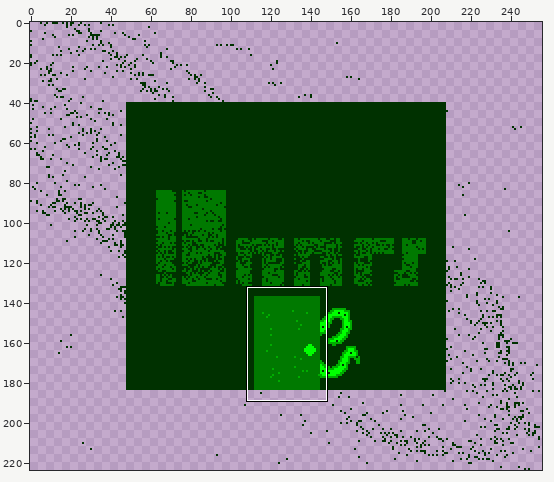
Pixel-art file, stored at res/assets/ase/title_screen.aseprite. Above: a wide view before the commit, with the close-up outlined.
Close-up. Before the edit:
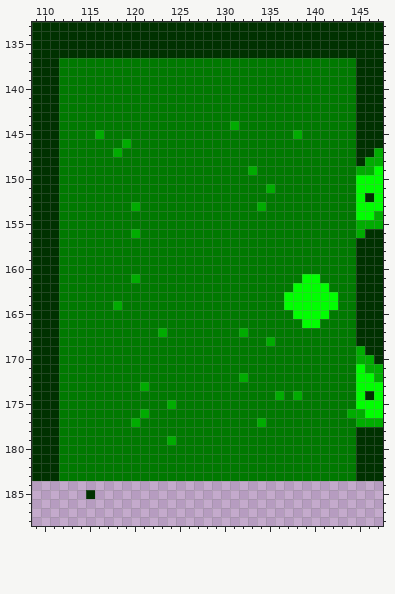
256x224 pixels, 1 frame. Shown: x 109..147, y 133..188.
The result:
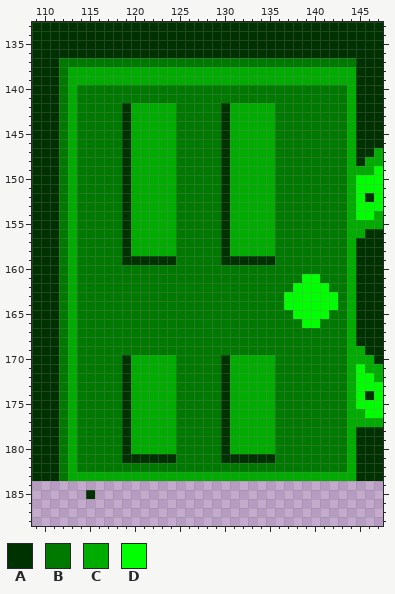
Palette (. is transparent): A #003100  B #007900  C #00ac00  D #00ff00
What changed:
@@ x 109..147 @@
 137 AAABBBBBBBBBBBBBBBBBBBBBBBBBBBBBBBBBAAA
-138 AAABBBBBBBBBBBBBBBBBBBBBBBBBBBBBBBBBAAA
-139 AAABBBBBBBBBBBBBBBBBBBBBBBBBBBBBBBBBAAA
-140 AAABBBBBBBBBBBBBBBBBBBBBBBBBBBBBBBBBAAA
-141 AAABBBBBBBBBBBBBBBBBBBBBBBBBBBBBBBBBAAA
-142 AAABBBBBBBBBBBBBBBBBBBBBBBBBBBBBBBBBAAA
-143 AAABBBBBBBBBBBBBBBBBBBBBBBBBBBBBBBBBAAA
-144 AAABBBBBBBBBBBBBBBBBBBCBBBBBBBBBBBBBAAA
-145 AAABBBBCBBBBBBBBBBBBBBBBBBBBBCBBBBBBAAA
-146 AAABBBBBBBCBBBBBBBBBBBBBBBBBBBBBBBBBAAA
-147 AAABBBBBBCBBBBBBBBBBBBBBBBBBBBBBBBBBAAC
-148 AAABBBBBBBBBBBBBBBBBBBBBBBBBBBBBBBBBACC
-149 AAABBBBBBBBBBBBBBBBBBBBBCBBBBBBBBBBBCCD
-150 AAABBBBBBBBBBBBBBBBBBBBBBBBBBBBBBBBBDDD
-151 AAABBBBBBBBBBBBBBBBBBBBBBBCBBBBBBBBBDDD
-152 AAABBBBBBBBBBBBBBBBBBBBBBBBBBBBBBBBBDAD
-153 AAABBBBBBBBCBBBBBBBBBBBBBCBBBBBBBBBBDDD
-154 AAABBBBBBBBBBBBBBBBBBBBBBBBBBBBBBBBBDDC
-155 AAABBBBBBBBBBBBBBBBBBBBBBBBBBBBBBBBBCCC
-156 AAABBBBBBBBCBBBBBBBBBBBBBBBBBBBBBBBBCAA
-157 AAABBBBBBBBBBBBBBBBBBBBBBBBBBBBBBBBBAAA
-158 AAABBBBBBBBBBBBBBBBBBBBBBBBBBBBBBBBBAAA
-159 AAABBBBBBBBBBBBBBBBBBBBBBBBBBBBBBBBBAAA
-160 AAABBBBBBBBBBBBBBBBBBBBBBBBBBBBBBBBBAAA
-161 AAABBBBBBBBCBBBBBBBBBBBBBBBBBBDDBBBBAAA
-162 AAABBBBBBBBBBBBBBBBBBBBBBBBBBDDDDBBBAAA
-163 AAABBBBBBBBBBBBBBBBBBBBBBBBBDDDDDDBBAAA
-164 AAABBBBBBCBBBBBBBBBBBBBBBBBBDDDDDDBBAAA
-165 AAABBBBBBBBBBBBBBBBBBBBBBBBBBDDDDBBBAAA
-166 AAABBBBBBBBBBBBBBBBBBBBBBBBBBBDDBBBBAAA
-167 AAABBBBBBBBBBBCBBBBBBBBCBBBBBBBBBBBBAAA
-168 AAABBBBBBBBBBBBBBBBBBBBBBBCBBBBBBBBBAAA
-169 AAABBBBBBBBBBBBBBBBBBBBBBBBBBBBBBBBBCAA
-170 AAABBBBBBBBBBBBBBBBBBBBBBBBBBBBBBBBBCCA
-171 AAABBBBBBBBBBBBBBBBBBBBBBBBBBBBBBBBBDCC
-172 AAABBBBBBBBBBBBBBBBBBBBCBBBBBBBBBBBBDDC
-173 AAABBBBBBBBBCBBBBBBBBBBBBBBBBBBBBBBBDDD
-174 AAABBBBBBBBBBBBBBBBBBBBBBBBCBCBBBBBBDAD
-175 AAABBBBBBBBBBBBCBBBBBBBBBBBBBBBBBBBBDDD
-176 AAABBBBBBBBBCBBBBBBBBBBBBBBBBBBBBBBCCDD
-177 AAABBBBBBBBCBBBBBBBBBBBBBCBBBBBBBBBBCCC
-178 AAABBBBBBBBBBBBBBBBBBBBBBBBBBBBBBBBBAAA
-179 AAABBBBBBBBBBBBCBBBBBBBBBBBBBBBBBBBBAAA
-180 AAABBBBBBBBBBBBBBBBBBBBBBBBBBBBBBBBBAAA
-181 AAABBBBBBBBBBBBBBBBBBBBBBBBBBBBBBBBBAAA
-182 AAABBBBBBBBBBBBBBBBBBBBBBBBBBBBBBBBBAAA
-183 AAABBBBBBBBBBBBBBBBBBBBBBBBBBBBBBBBBAAA
+138 AAABCCCCCCCCCCCCCCCCCCCCCCCCCCCCCCCCAAA
+139 AAABCCCCCCCCCCCCCCCCCCCCCCCCCCCCCCCCAAA
+140 AAABCBBBBBBBBBBBBBBBBBBBBBBBBBBBBBBCAAA
+141 AAABCBBBBBBBBBBBBBBBBBBBBBBBBBBBBBBCAAA
+142 AAABCBBBBBACCCCCBBBBBACCCCCBBBBBBBBCAAA
+143 AAABCBBBBBACCCCCBBBBBACCCCCBBBBBBBBCAAA
+144 AAABCBBBBBACCCCCBBBBBACCCCCBBBBBBBBCAAA
+145 AAABCBBBBBACCCCCBBBBBACCCCCBBBBBBBBCAAA
+146 AAABCBBBBBACCCCCBBBBBACCCCCBBBBBBBBCAAA
+147 AAABCBBBBBACCCCCBBBBBACCCCCBBBBBBBBCAAC
+148 AAABCBBBBBACCCCCBBBBBACCCCCBBBBBBBBCACC
+149 AAABCBBBBBACCCCCBBBBBACCCCCBBBBBBBBCCCD
+150 AAABCBBBBBACCCCCBBBBBACCCCCBBBBBBBBCDDD
+151 AAABCBBBBBACCCCCBBBBBACCCCCBBBBBBBBCDDD
+152 AAABCBBBBBACCCCCBBBBBACCCCCBBBBBBBBCDAD
+153 AAABCBBBBBACCCCCBBBBBACCCCCBBBBBBBBCDDD
+154 AAABCBBBBBACCCCCBBBBBACCCCCBBBBBBBBCDDC
+155 AAABCBBBBBACCCCCBBBBBACCCCCBBBBBBBBCCCC
+156 AAABCBBBBBACCCCCBBBBBACCCCCBBBBBBBBCCAA
+157 AAABCBBBBBACCCCCBBBBBACCCCCBBBBBBBBCAAA
+158 AAABCBBBBBACCCCCBBBBBACCCCCBBBBBBBBCAAA
+159 AAABCBBBBBAAAAAABBBBBAAAAAABBBBBBBBCAAA
+160 AAABCBBBBBBBBBBBBBBBBBBBBBBBBBBBBBBCAAA
+161 AAABCBBBBBBBBBBBBBBBBBBBBBBBBBDDBBBCAAA
+162 AAABCBBBBBBBBBBBBBBBBBBBBBBBBDDDDBBCAAA
+163 AAABCBBBBBBBBBBBBBBBBBBBBBBBDDDDDDBCAAA
+164 AAABCBBBBBBBBBBBBBBBBBBBBBBBDDDDDDBCAAA
+165 AAABCBBBBBBBBBBBBBBBBBBBBBBBBDDDDBBCAAA
+166 AAABCBBBBBBBBBBBBBBBBBBBBBBBBBDDBBBCAAA
+167 AAABCBBBBBBBBBBBBBBBBBBBBBBBBBBBBBBCAAA
+168 AAABCBBBBBBBBBBBBBBBBBBBBBBBBBBBBBBCAAA
+169 AAABCBBBBBBBBBBBBBBBBBBBBBBBBBBBBBBCCAA
+170 AAABCBBBBBACCCCCBBBBBACCCCCBBBBBBBBCCCA
+171 AAABCBBBBBACCCCCBBBBBACCCCCBBBBBBBBCDCC
+172 AAABCBBBBBACCCCCBBBBBACCCCCBBBBBBBBCDDC
+173 AAABCBBBBBACCCCCBBBBBACCCCCBBBBBBBBCDDD
+174 AAABCBBBBBACCCCCBBBBBACCCCCBBBBBBBBCDAD
+175 AAABCBBBBBACCCCCBBBBBACCCCCBBBBBBBBCDDD
+176 AAABCBBBBBACCCCCBBBBBACCCCCBBBBBBBBCCDD
+177 AAABCBBBBBACCCCCBBBBBACCCCCBBBBBBBBCCCC
+178 AAABCBBBBBACCCCCBBBBBACCCCCBBBBBBBBCAAA
+179 AAABCBBBBBACCCCCBBBBBACCCCCBBBBBBBBCAAA
+180 AAABCBBBBBACCCCCBBBBBACCCCCBBBBBBBBCAAA
+181 AAABCBBBBBAAAAAABBBBBAAAAAABBBBBBBBCAAA
+182 AAABCBBBBBBBBBBBBBBBBBBBBBBBBBBBBBBCAAA
+183 AAABCCCCCCCCCCCCCCCCCCCCCCCCCCCCCCCCAAA
 184 .......................................
Boxes around the changes in both close-ups, in picture pixels (x1, y1, x2, y2):
changed: (68, 67, 356, 481)
